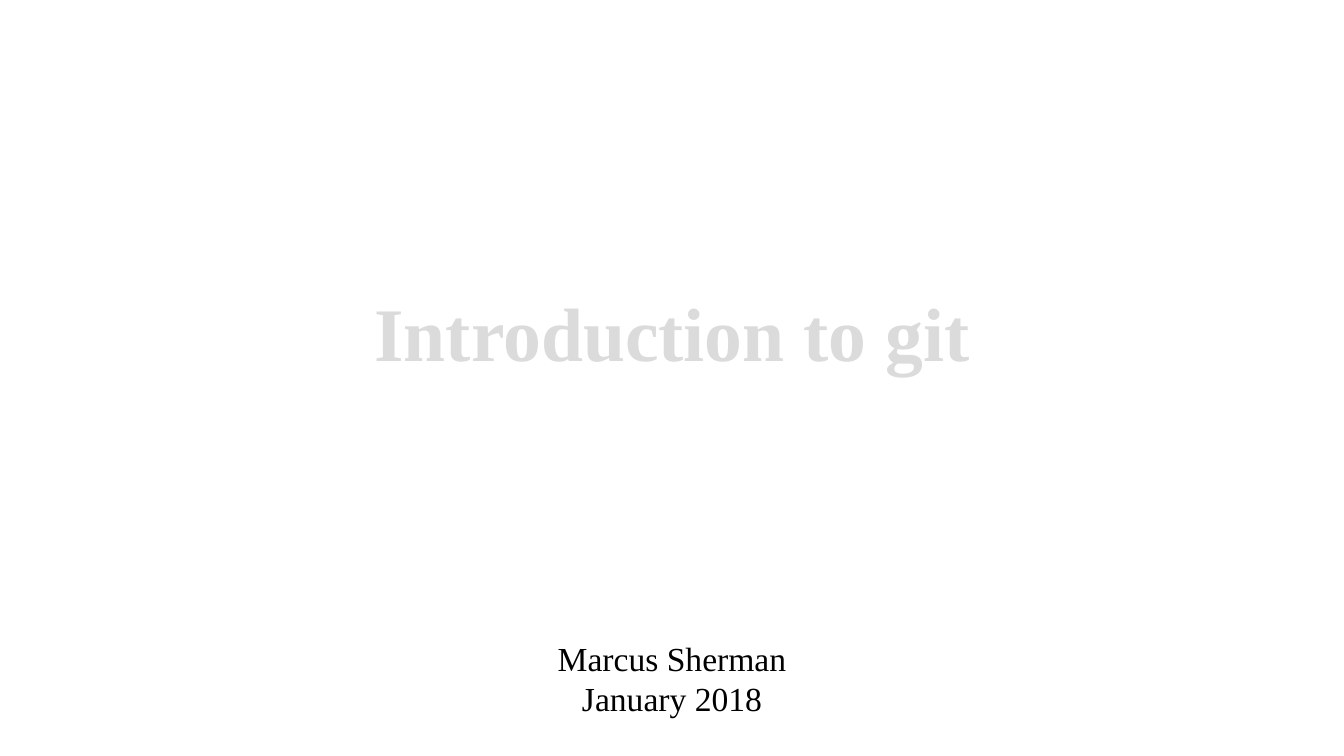
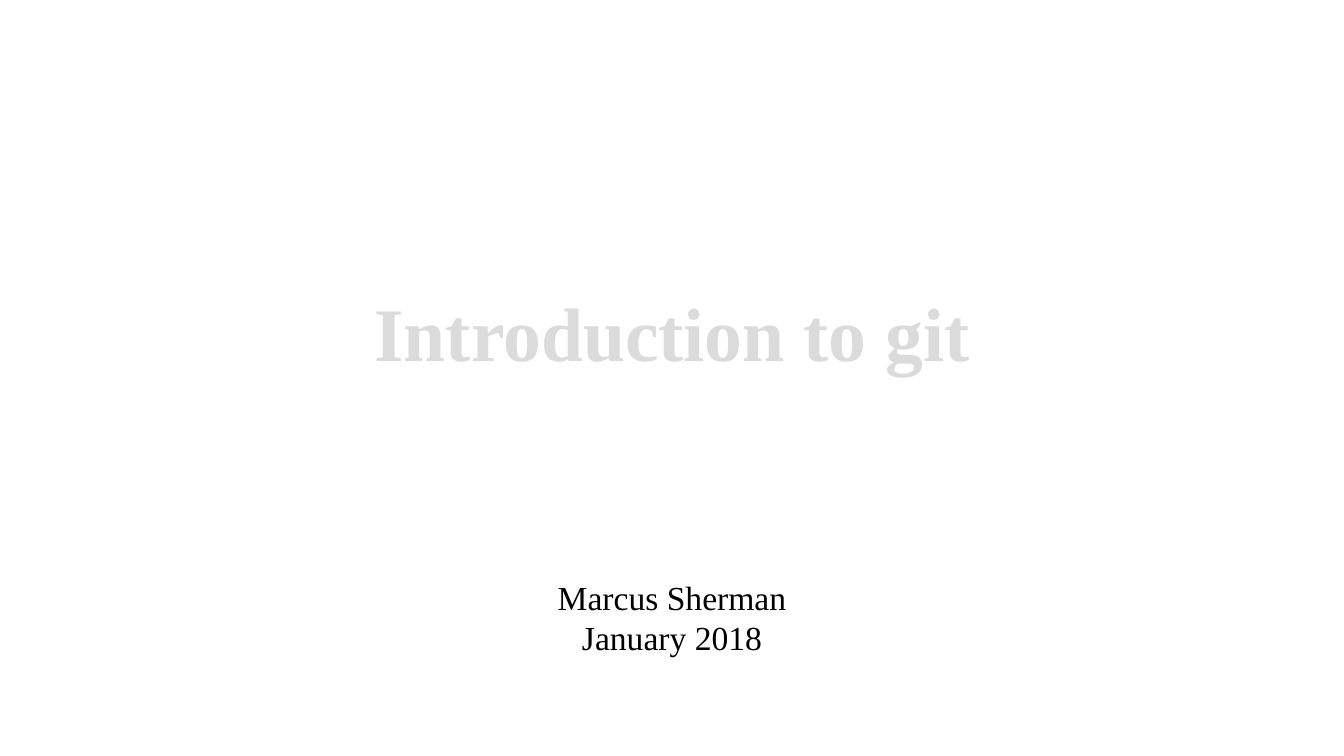
Before and after one commit to betteridiot/b575f18, a slide deck: slide 1 of Git_tutorial.pptx. Drawn at 1344x756 pixels with LibreOffice and Linux fonts; fonts in the diff are those of the drawing. Boxes give left, top, right and bottom in pixels: in the first picture for what was removed or moved away, otherwise in the second. Text is boxed around its words. In the diff, an @@ line names an element or a change of style, - is before the commit and + after.

```diff
--- a/Git_tutorial.pptx
+++ b/Git_tutorial.pptx
@@ text "Marcus Sherman": place and size @@
-text "Marcus Sherman" at [558,647,786,717]
+text "Marcus Sherman" at [558,586,786,657]
```
Also in this commit, not shown: 2 other slides changed, 1 slide added, 1 other file.
